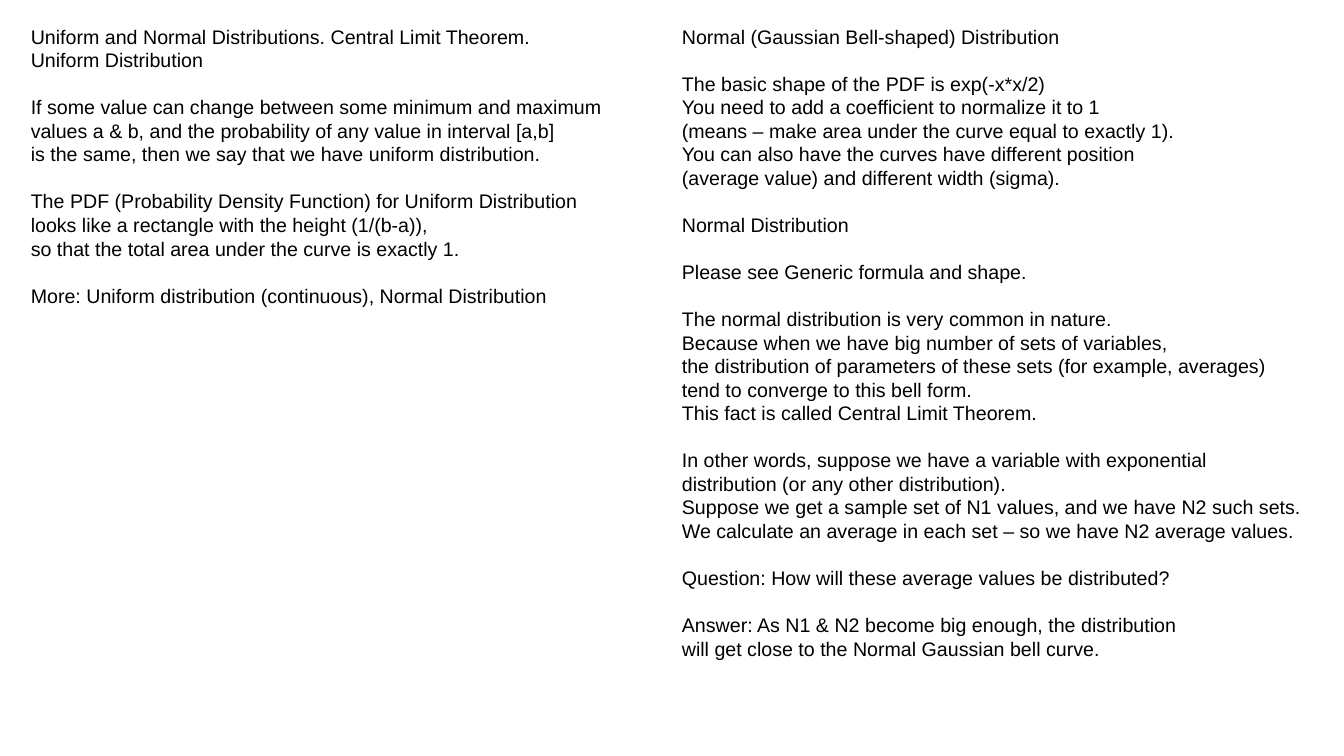
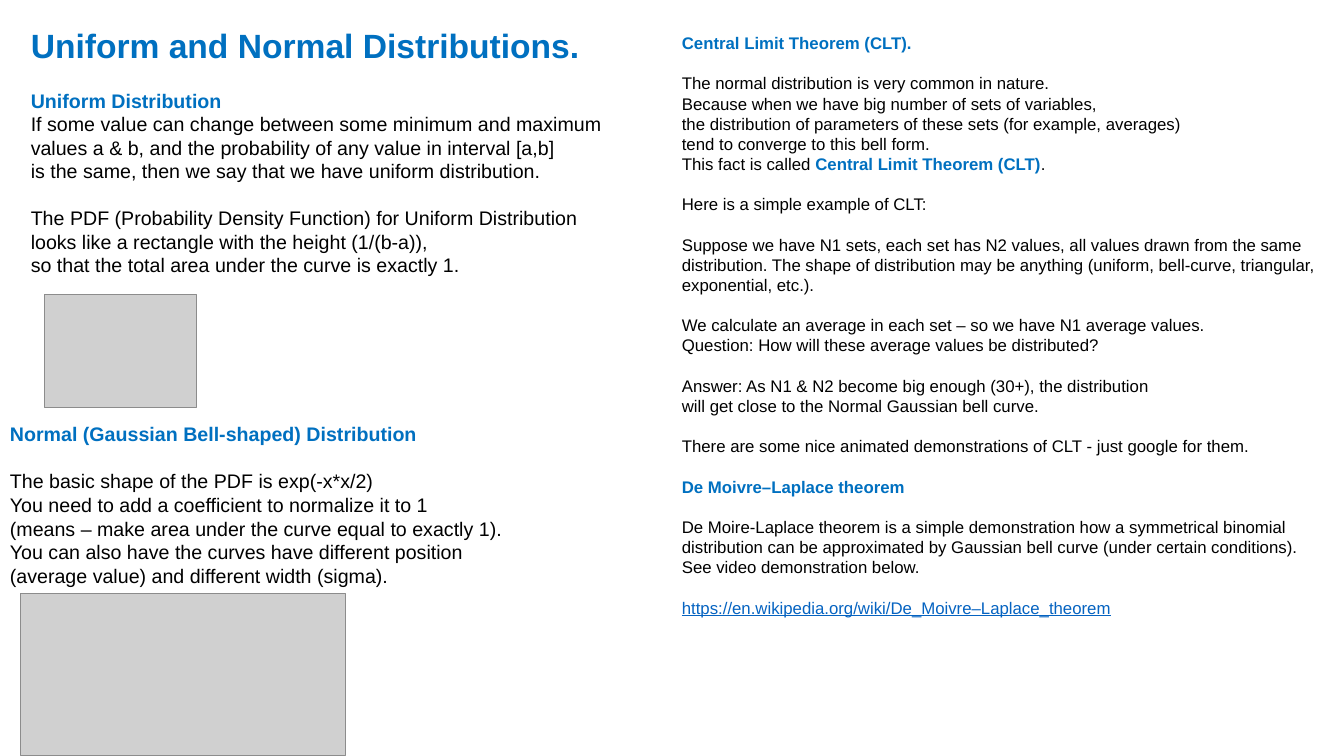
Before and after one commit to lselector/ml_ai_doc, a slide deck: slide 9 of statistics.pptx (slide 8 before the commit). Drawn at 1344x756 pixels with LibreOffice and Linux fonts; fonts in the diff are those of the drawing; grey boxes stand for pictures. Boxes give left, top, right and bottom in pixels: in the first picture for what was removed or moved away, otherwise in the second. Text is boxed around its words. In the diff, an @@ line names an element or a change of style, - is before the commit and + after.

```diff
--- a/statistics.pptx
+++ b/statistics.pptx
@@ text "Central Limit Theorem (CLT).": place and size @@
-text "Central Limit Theorem (CLT)." at [682, 29, 1300, 660]
+text "Central Limit Theorem (CLT)." at [682, 37, 1315, 618]
@@ text at [31, 33, 579, 59]: text changed; size 14 to 24 pt; text colour #000000 to #0070C0; bold on @@
-Uniform and Normal Distributions. Central Limit Theorem.
+Uniform and Normal Distributions.
@@ text at [682, 37, 911, 53]: text changed; size 14 to 12 pt; text colour #000000 to #0070C0; bold on @@
-Normal (Gaussian Bell-shaped) Distribution
-The basic shape of the PDF is exp(-x*x/2)
-You need to add a coefficient to normalize it to 1
-(means – make area under the curve equal to exactly 1).
-You can also have the curves have different position
-(average value) and different width (sigma).
-Normal Distribution
-Please see Generic formula and shape.
+Central Limit Theorem (CLT).
@@ text at [682, 77, 1181, 416]: size 14 to 12 pt in "The normal distribution is very common in ...", "Because when we have big number of ...", "the distribution of parameters of these sets ...", "tend to converge to this bell form." and 2 more places @@
@@ text at [31, 93, 221, 109]: text colour #000000 to #0070C0, bold on in "Uniform Distribution" @@
@@ text at [682, 158, 1315, 335]: text changed; size 14 to 12 pt @@
-This fact is called Central Limit Theorem.
-In other words, suppose we have a variable with exponential
-distribution (or any other distribution).
-Suppose we get a sample set of N1 values, and we have N2 such sets.
-We calculate an average in each set – so we have N2 average values.
+This fact is called Central Limit Theorem (CLT).
+Here is a simple example of CLT:
+Suppose we have N1 sets, each set has N2 values, all values drawn from the same distribution. The shape of distribution may be anything (uniform, bell-curve, triangular, exponential, etc.).
+We calculate an average in each set – so we have N1 average values.
@@ text at [31, 288, 546, 307]: paragraph removed @@
-More: Uniform distribution (continuous), Normal Distribution
@@ picture added at [44, 294, 197, 407] @@
@@ text at [682, 380, 1148, 396]: text changed; size 14 to 12 pt @@
-Answer: As N1 & N2 become big enough, the distribution
+Answer: As N1 & N2 become big enough (30+), the distribution
@@ text added at [10, 426, 502, 587], 14 pt, text #000000 @@
+Normal (Gaussian Bell-shaped) Distribution
+The basic shape of the PDF is exp(-x*x/2)
+You need to add a coefficient to normalize it to 1
+(means – make area under the curve equal to exactly 1).
+You can also have the curves have different position
+(average value) and different width (sigma).
@@ text at [682, 440, 1297, 618]: paragraphs added @@
+There are some nice animated demonstrations of CLT - just google for them.
+De Moivre–Laplace theorem
+De Moire-Laplace theorem is a simple demonstration how a symmetrical binomial distribution can be approximated by Gaussian bell curve (under certain conditions).
+See video demonstration below.
+https://en.wikipedia.org/wiki/De_Moivre–Laplace_theorem
@@ picture added at [21, 594, 346, 756] @@
```
Also in this commit, not shown: 10 other slides changed, 2 slides added, 1 slide removed, 1 other file.
